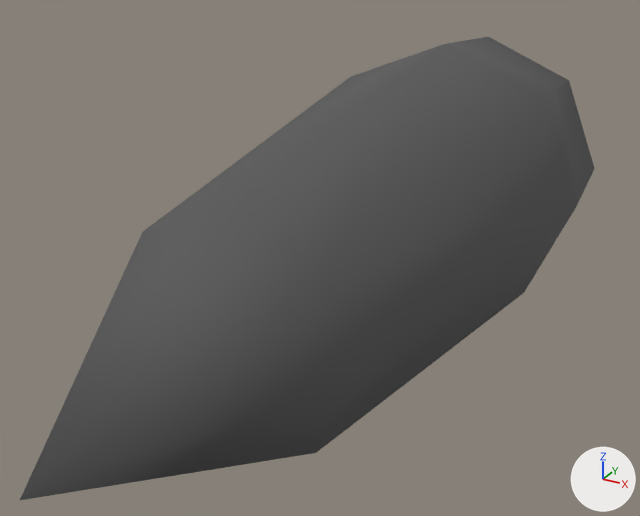
Renders of the FBX model GameTemplate/Game/Assets/modelData/sniper_bullet.fbx from each side of a commit.
Rendered twice from a camera (50 mm lens) standing at (0.216, -0.565, 0.205) and looking at (-0.015, -0.144, -0.005). Every picture has the same lights, and +X, +Y and +Z are marked at lower right. Where no turn or scale is listed for an object, it has been applied to the vertices.
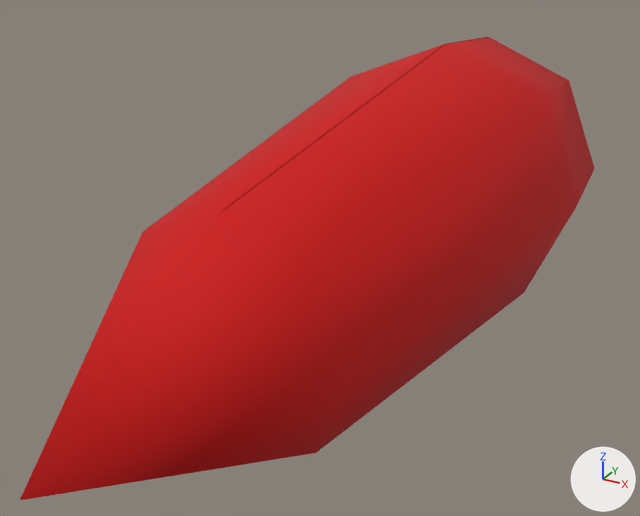
What the commit changed:
Picture 'rad.png' (img_rad_png) is new.
Material 'Material #25' (mat_material__25) is new.
Its texture is img_rad_png (with its transparency).
Its roughness is 0.859.
me_mesh has 26 vertices, 48 faces and spans x -0.098..0.098, y -0.393..0.127, z -0.098..0.098.
me_mesh no longer uses material mat_01___default (picture img_hai_png).
me_mesh now uses material mat_material__25 (picture img_rad_png).

Pixel boxes [x1, y1, x2, y2] of what changed, in the pictures (640 x 516 px):
'Sphere002', recoloured (grey to red)
    both: [20, 37, 595, 500]
